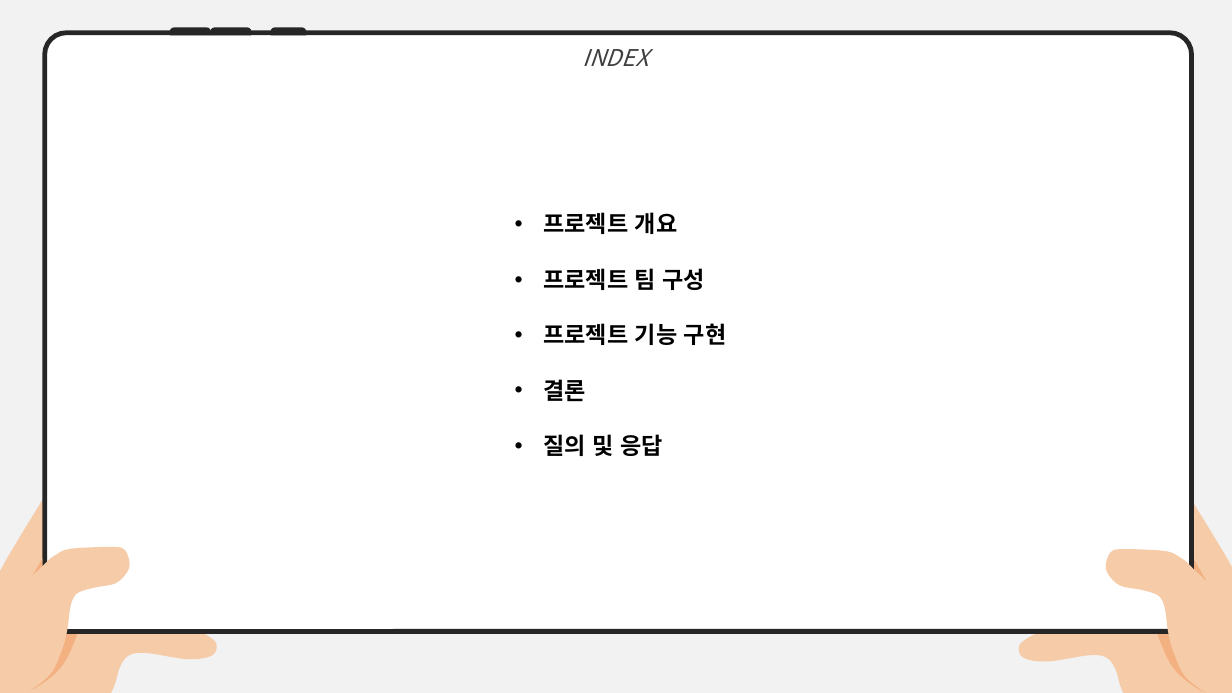
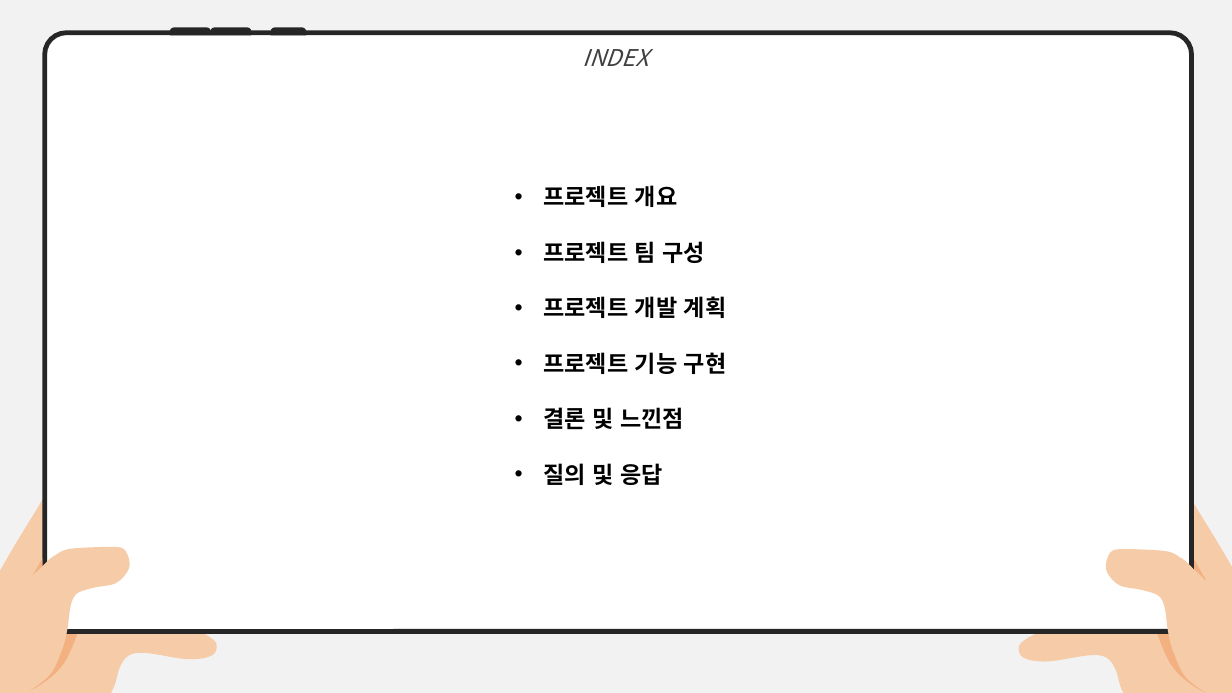
Before and after one commit to Bfunj/Kmarket1, a slide deck: slide 2 of KMARKET_5팀_PPT.pptx. Drawn at 1232x693 pixels with LibreOffice and Linux fonts; fonts in the diff are those of the drawing. Boxes give left, top, right and bottom in pixels: in the first picture for what was removed or moved away, otherwise in the second. Text is boxed around its words. In the diff, an @@ line names an element or a change of style, - is before the commit and + after.

```diff
--- a/KMARKET_5팀_PPT.pptx
+++ b/KMARKET_5팀_PPT.pptx
@@ text "프로젝트 개요" moved from (x1=543, y1=212, x2=727, y2=456) to (x1=543, y1=185, x2=727, y2=485) @@
@@ text at (x1=543, y1=296, x2=727, y2=318): paragraph added @@
+• 프로젝트 개발 계획
@@ text at (x1=543, y1=407, x2=684, y2=430): text changed @@
-• 결론
+• 결론 및 느낀점
```
Also in this commit, not shown: 1 other slide changed, 2 slides added.
